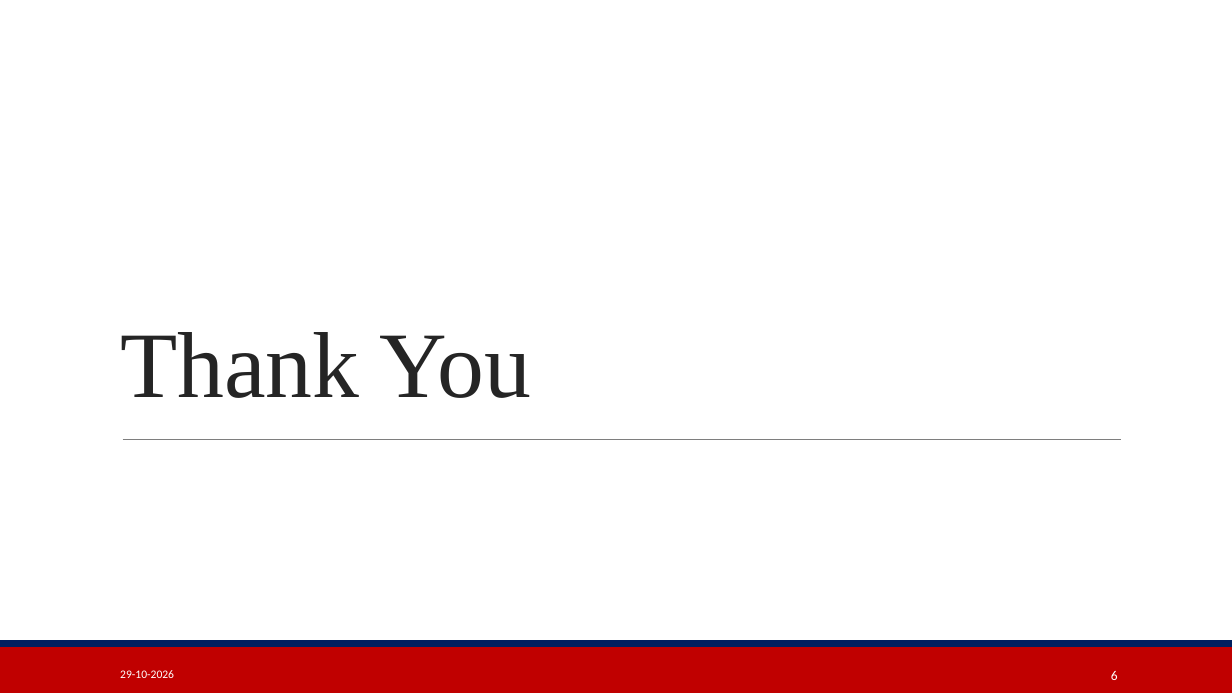
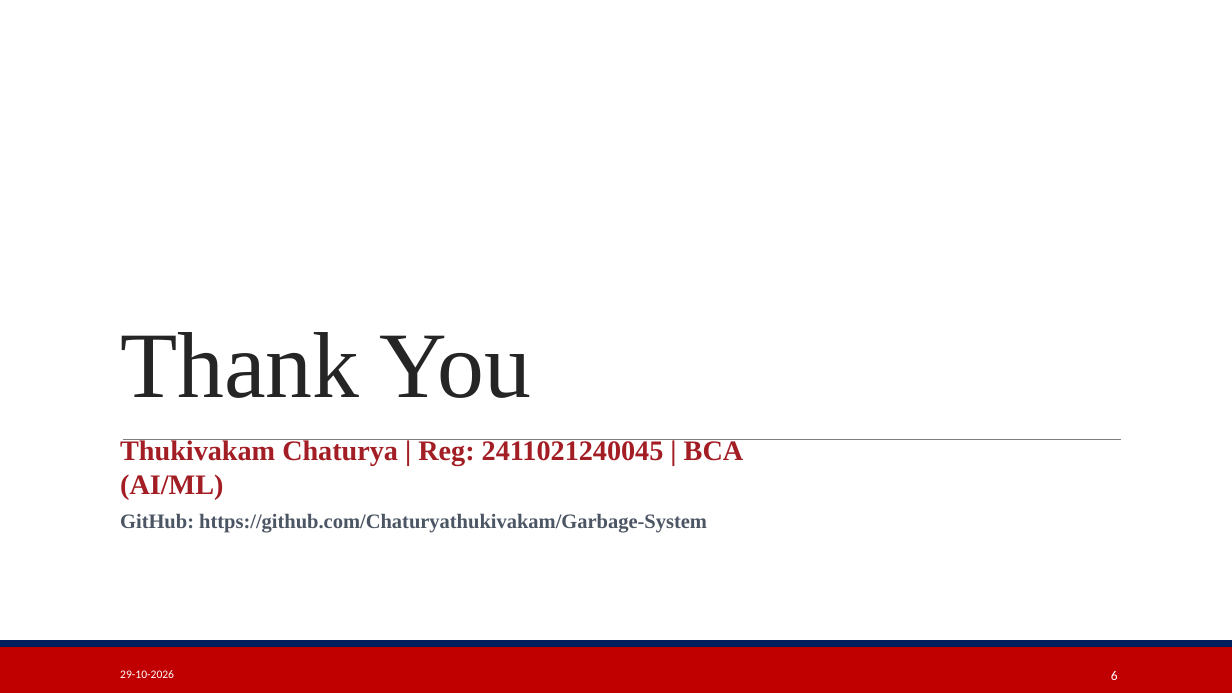
Before and after one commit to Chaturyathukivakam/Garbage-System, a slide deck: slide 6 of Alliance_Garbage_Management_Presentation.pptx. Drawn at 1232x693 pixels with LibreOffice and Linux fonts; fonts in the diff are those of the drawing. Boxes give left, top, right and bottom in pixels: in the first picture for what was removed or moved away, otherwise in the second. Text is boxed around its words. In the diff, an @@ line names an element or a change of style, - is before the commit and + after.

Commit message:
Update Alliance_Garbage_Management_Presentation.pptx with user credentials

```diff
--- a/Alliance_Garbage_Management_Presentation.pptx
+++ b/Alliance_Garbage_Management_Presentation.pptx
@@ title at (x1=120, y1=439, x2=744, y2=533): paragraphs added @@
+Thukivakam Chaturya | Reg: 2411021240045 | BCA (AI/ML)
+GitHub: https://github.com/Chaturyathukivakam/Garbage-System
```
Also in this commit, not shown: 1 other slide changed.
